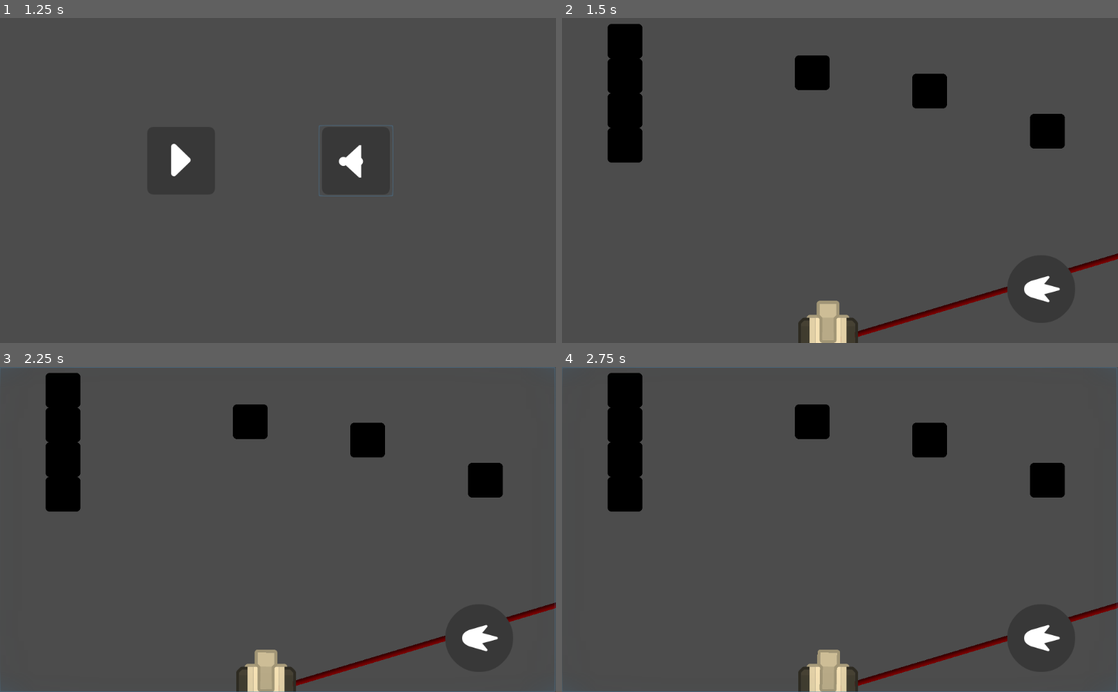
Above: before the commit, frames 1-4 (two rows, left to right).
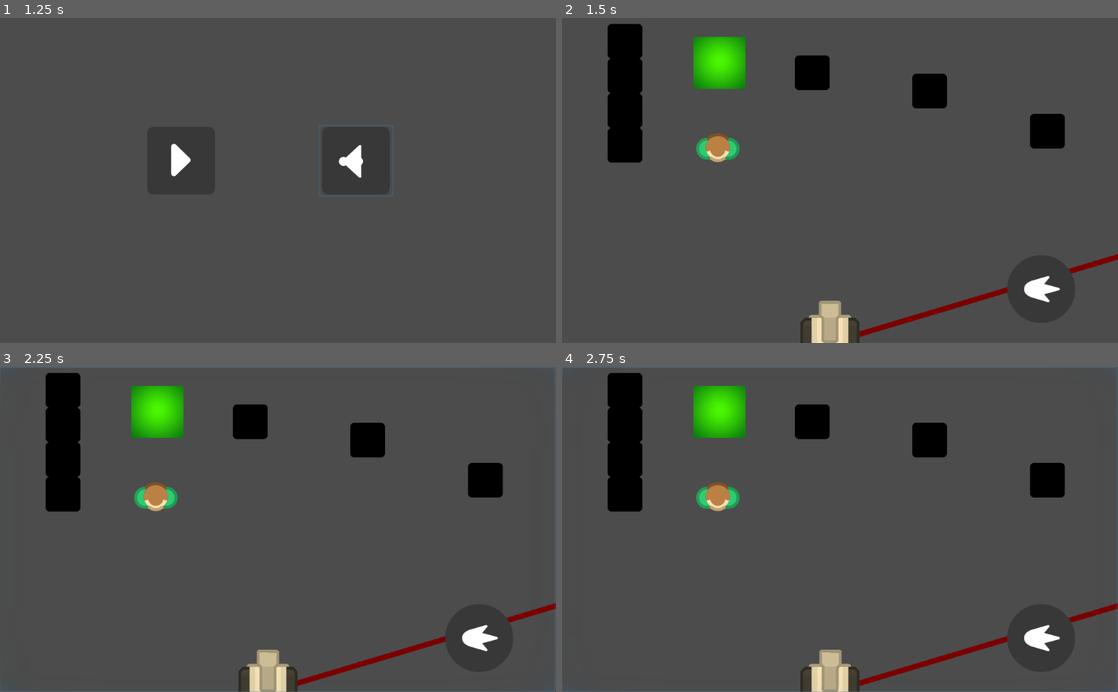
Above: after the commit, the same moments.

Repository: Dieghito124/GodotArcade-1
Game: Godot game, scene res://src/Menu.tscn
Same seed, same stepped clock (60 frames per second), same inputs: the game is played once before the commit and once after it. This scene is started directly instead of the project's main scene. The engine's default icon, where the game draws it, is replaced by a stand-in: a white triangle on a blue panel in a dark square.
Inputs (mouse positions are in pixels of both pictures, inside the frame that each line leads up to):
- Up to frame 1 (1.25 s): click (355, 161) at 0.5 s
- Up to frame 2 (1.5 s): click (745, 161) at 1.25 s
- Up to frame 3 (2.25 s): click (278, 529) at 2 s
- Up to frame 4 (2.75 s): no input

Frame 1 is identical in both runs. In frame 2, 2.8% of the frame differs, in the area x 23-100%, y 5-100%; in frame 3, 2.8%; in frame 4, 2.7%.

Commit message:
Update Area

Diff:
--- a/HUD/HUDmenu.gd
+++ b/HUD/HUDmenu.gd
@@ -2,14 +2,18 @@
 
 var sound = true
 
+func _process(delta):
+	if sound == true:
+		$Arcade0.volume_db = -10
+	elif sound == false:
+		$Arcade0.volume_db = -1000
 func _on_Play_pressed():
 	get_tree().change_scene("res://src/Game.tscn")
 
-
 func _on_Sound_pressed():
 	if sound == true:
+		$Sound.icon = load("res://assets/HUD/SoundOffButton.png")
 		sound = false
-		$Sound.icon = load("res://assets/HUD/SoundOffButton.png")
 	elif sound == false:
+		$Sound.icon = load("res://assets/HUD/SoundOnButton.png")
 		sound = true
-		$Sound.icon = load("res://assets/HUD/SoundOnButton.png")
--- a/src/Bullet.tscn
+++ b/src/Bullet.tscn
@@ -9,9 +9,6 @@
 
 [sub_resource type="CircleShape2D" id=2]
 radius = 17.0488
-
-[sub_resource type="CircleShape2D" id=3]
-radius = 17.2123
 
 [node name="Bullet" type="RigidBody2D"]
 collision_layer = 8
@@ -29,10 +26,3 @@
 [node name="CollisionShape2D" type="CollisionShape2D" parent="."]
 visible = false
 shape = SubResource( 2 )
-
-[node name="Area2D" type="Area2D" parent="."]
-collision_layer = 8
-collision_mask = 7
-
-[node name="CollisionShape2D2" type="CollisionShape2D" parent="Area2D"]
-shape = SubResource( 3 )
--- a/src/Game.gd
+++ b/src/Game.gd
@@ -9,15 +9,18 @@
 signal player_shot
 signal bullet_spawned(cannon_rotation)
 
+var music = true
+
 func _ready() -> void:
 	#$Arcade1.play()
 	pass
 
 func _shot_pressed() -> void:
-	emit_signal("player_shot")
+	if music == true:
+		emit_signal("player_shot")
 
 func _process(delta: float) -> void:
-	if not $Arcade1.playing and not $"Arcade1(part2)".playing:
+	if not $Arcade1.playing and not $"Arcade1(part2)".playing and music == true:
 		#$"Arcade1(part2)".play()
 		pass
 func _physics_process(delta: float) -> void:
--- a/src/Game.tscn
+++ b/src/Game.tscn
@@ -1,8 +1,8 @@
 [gd_scene load_steps=7 format=2]
 
 [ext_resource path="res://src/Game.gd" type="Script" id=1]
-[ext_resource path="res://src/Player.tscn" type="PackedScene" id=2]
-[ext_resource path="res://src/World1.tscn" type="PackedScene" id=3]
+[ext_resource path="res://src/World1.tscn" type="PackedScene" id=2]
+[ext_resource path="res://src/Player.tscn" type="PackedScene" id=3]
 [ext_resource path="res://sound/music/CanzoneArcade1.wav" type="AudioStream" id=4]
 [ext_resource path="res://sound/music/CanzoneArcade1(SecondaParte).wav" type="AudioStream" id=5]
 [ext_resource path="res://HUD/HUD.tscn" type="PackedScene" id=6]
@@ -10,10 +10,10 @@
 [node name="Game" type="Node"]
 script = ExtResource( 1 )
 
-[node name="Player" parent="." instance=ExtResource( 2 )]
-position = Vector2( 490, 600 )
+[node name="World1" parent="." instance=ExtResource( 2 )]
 
-[node name="World1" parent="." instance=ExtResource( 3 )]
+[node name="Player" parent="." instance=ExtResource( 3 )]
+position = Vector2( 493.605, 600 )
 
 [node name="Arcade1" type="AudioStreamPlayer" parent="."]
 stream = ExtResource( 4 )
--- /dev/null
+++ b/src/GreenTarg.gd
@@ -0,0 +1,5 @@
+extends RigidBody2D
+
+func _process(delta) -> void:
+	if $CollisionArea.get_overlapping_areas():
+		queue_free()
--- /dev/null
+++ b/src/Menu.gd
@@ -0,0 +1 @@
+extends Node
--- a/src/Menu.tscn
+++ b/src/Menu.tscn
@@ -3,11 +3,11 @@
 [ext_resource path="res://HUD/HUDmenu.tscn" type="PackedScene" id=1]
 [ext_resource path="res://sound/music/CanzoneArcade.wav" type="AudioStream" id=2]
 
-[node name="Node" type="Node"]
+[node name="Menu" type="Node"]
 
 [node name="HUDmenu" parent="." instance=ExtResource( 1 )]
 
-[node name="Arcade0" type="AudioStreamPlayer" parent="."]
+[node name="Arcade0" type="AudioStreamPlayer" parent="HUDmenu"]
 stream = ExtResource( 2 )
 volume_db = -10.0
 autoplay = true
--- a/src/Player.tscn
+++ b/src/Player.tscn
@@ -18,9 +18,6 @@
 points = PoolVector2Array( 1208.76, -362.631, 0, 0 )
 default_color = Color( 0.482353, 0.482353, 0.482353, 1 )
 texture = ExtResource( 3 )
-
-texture_mode = 1
-
 round_precision = 32
 script = ExtResource( 4 )
 
--- a/src/World1.tscn
+++ b/src/World1.tscn
@@ -1,7 +1,22 @@
-
-[gd_scene load_steps=2 format=2]
+[gd_scene load_steps=9 format=2]
 
 [ext_resource path="res://src/Obstacle.tscn" type="PackedScene" id=1]
+[ext_resource path="res://src/GreenTarg.gd" type="Script" id=2]
+[ext_resource path="res://assets/NPC/GreenPer.png" type="Texture" id=3]
+[ext_resource path="res://assets/Areas/GreenArea.png" type="Texture" id=4]
+
+[sub_resource type="PhysicsMaterial" id=1]
+bounce = 1.0
+
+[sub_resource type="CapsuleShape2D" id=2]
+radius = 20.4988
+height = 39.333
+
+[sub_resource type="CircleShape2D" id=3]
+radius = 26.6523
+
+[sub_resource type="RectangleShape2D" id=4]
+extents = Vector2( 48.0023, 47.9848 )
 
 [node name="World1" type="Node2D"]
 __meta__ = {
@@ -14,7 +29,6 @@
 editor/display_folded = true
 
 [node name="StaticBody2D" parent="Obstacles" instance=ExtResource( 1 )]
-
 position = Vector2( 893.849, 209.12 )
 
 [node name="StaticBody2D2" parent="Obstacles" instance=ExtResource( 1 )]
@@ -34,3 +48,56 @@
 
 [node name="StaticBody2D7" parent="Obstacles" instance=ExtResource( 1 )]
 position = Vector2( 116, 43 )
+
+[node name="Targets" type="Node" parent="."]
+
+[node name="GreenTarg" type="RigidBody2D" parent="Targets"]
+position = Vector2( 286.731, 239.308 )
+rotation = 1.5708
+physics_material_override = SubResource( 1 )
+gravity_scale = 0.0
+contacts_reported = 1
+contact_monitor = true
+script = ExtResource( 2 )
+__meta__ = {
+"_edit_group_": true
+}
+
+[node name="Sprite" type="Sprite" parent="Targets/GreenTarg"]
+texture = ExtResource( 3 )
+
+[node name="CollisionShape2D" type="CollisionShape2D" parent="Targets/GreenTarg"]
+position = Vector2( 2, 0 )
+shape = SubResource( 2 )
+
+[node name="CollisionShape2D2" type="CollisionShape2D" parent="Targets/GreenTarg"]
+shape = SubResource( 3 )
+
+[node name="CollisionArea" type="Area2D" parent="Targets/GreenTarg"]
+editor/display_folded = true
+collision_layer = 16
+collision_mask = 16
+
+[node name="CollisionShape2D3" type="CollisionShape2D" parent="Targets/GreenTarg/CollisionArea"]
+position = Vector2( 2, -3.05176e-005 )
+shape = SubResource( 2 )
+
+[node name="CollisionShape2D4" type="CollisionShape2D" parent="Targets/GreenTarg/CollisionArea"]
+shape = SubResource( 3 )
+
+[node name="Areas" type="Node" parent="."]
+
+[node name="GreenArea" type="Area2D" parent="Areas"]
+editor/display_folded = true
+position = Vector2( 290.232, 83.0993 )
+collision_layer = 16
+collision_mask = 16
+__meta__ = {
+"_edit_group_": true
+}
+
+[node name="Sprite" type="Sprite" parent="Areas/GreenArea"]
+texture = ExtResource( 4 )
+
+[node name="CollisionShape2D" type="CollisionShape2D" parent="Areas/GreenArea"]
+shape = SubResource( 4 )
Binary file added: assets/Areas/GreenArea.png
Not shown: 1 places in src/Bullet.tscn that only renumber resources
